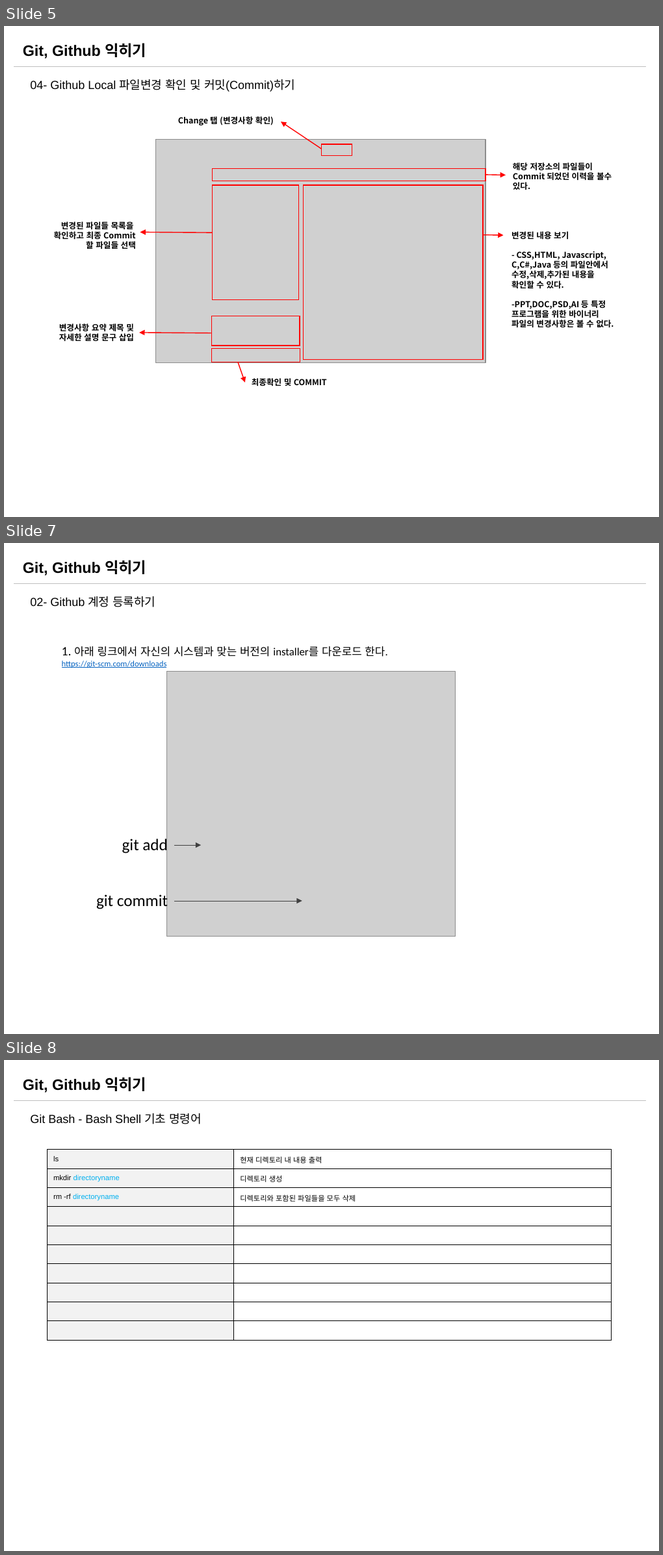
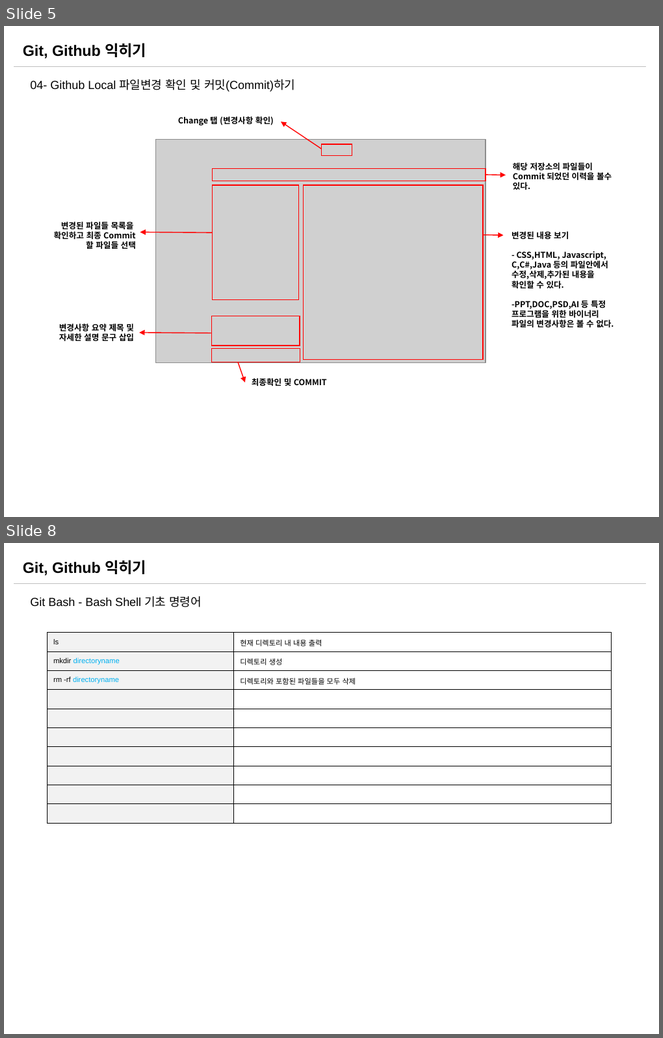
Before and after one commit to sabin21/NodeJS_Workflow_Study, a slide deck: CH00_Git_Github.pptx. Shown one above the other, each under a label of ours: slides 5, 7 and 8 before the commit, slides 5 and 8 after it; the slides between them are not shown. The pictures are 663x1555 and 663x1038 pixels, drawn with LibreOffice and Linux fonts; fonts in the diff are those of the drawing; grey boxes stand for pictures. Boxes give left, top, right and bottom in pixels: in the first picture for what was removed or moved away, otherwise in the second. Text is boxed around its words. In the diff, an @@ line names an element or a change of style, - is before the commit and + after.

Commit message:
Git_Github ppt 파일 수정

```diff
--- a/CH00_Git_Github.pptx
+++ b/CH00_Git_Github.pptx
@@ slide 7 removed at box(4, 543, 659, 1034), background #FFFFFF; not listed: 2 template elements that a slide beside it also shows @@
@@ text removed at box(30, 596, 155, 607) @@
-02- Github 계정 등록하기
@@ text removed at box(62, 646, 388, 668) @@
-1. 아래 링크에서 자신의 시스템과 맞는 버전의 installer를 다운로드 한다.
-https://git-scm.com/downloads
@@ picture removed at box(167, 672, 456, 937) @@
@@ text removed at box(122, 837, 168, 855) @@
-git add
@@ arrow removed from (174, 845) to (201, 845) @@
@@ text removed at box(96, 893, 168, 911) @@
-git commit
@@ arrow removed from (174, 901) to (302, 901) @@
```
Also in this commit, not shown: 1 slide changed, 1 slide added.
